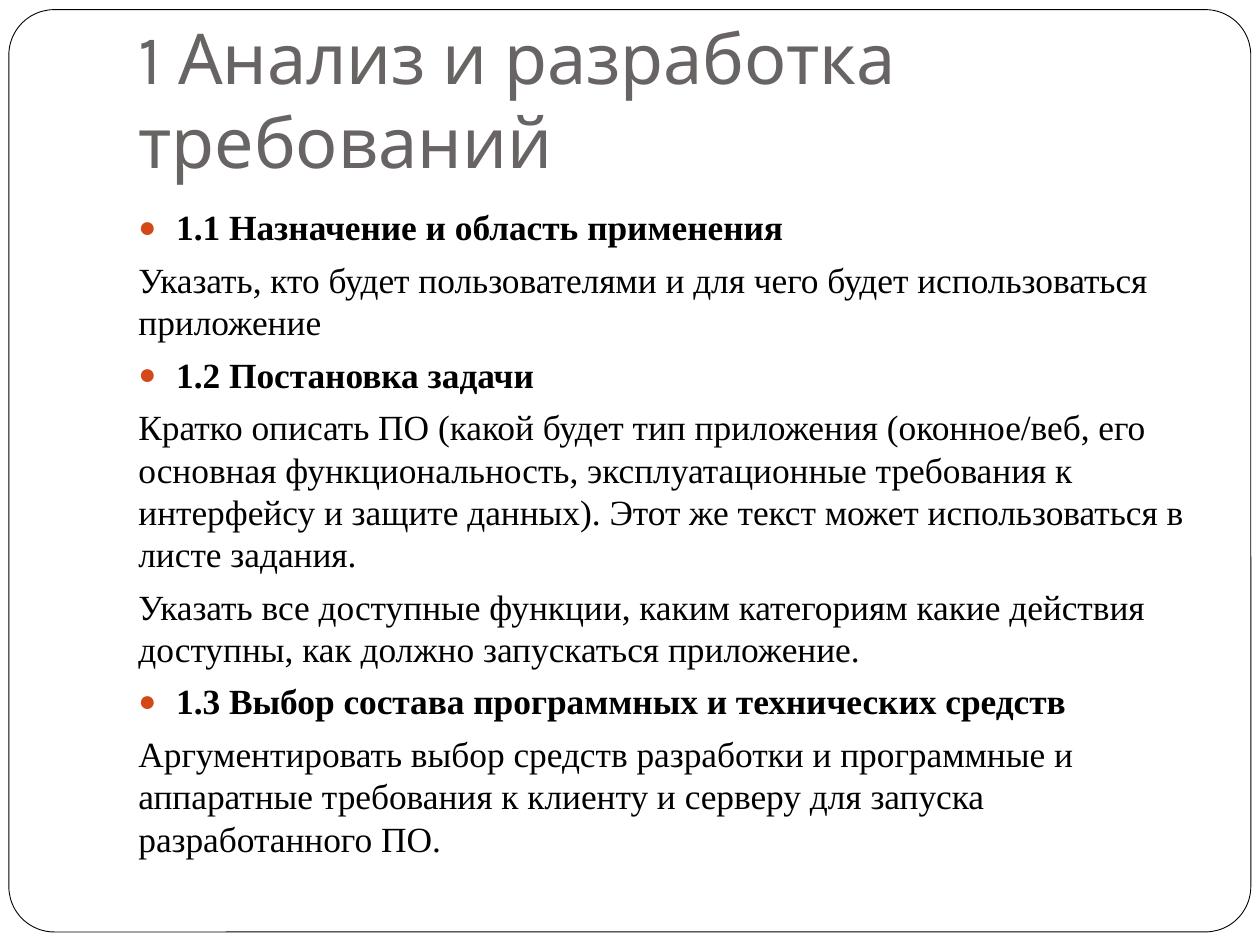
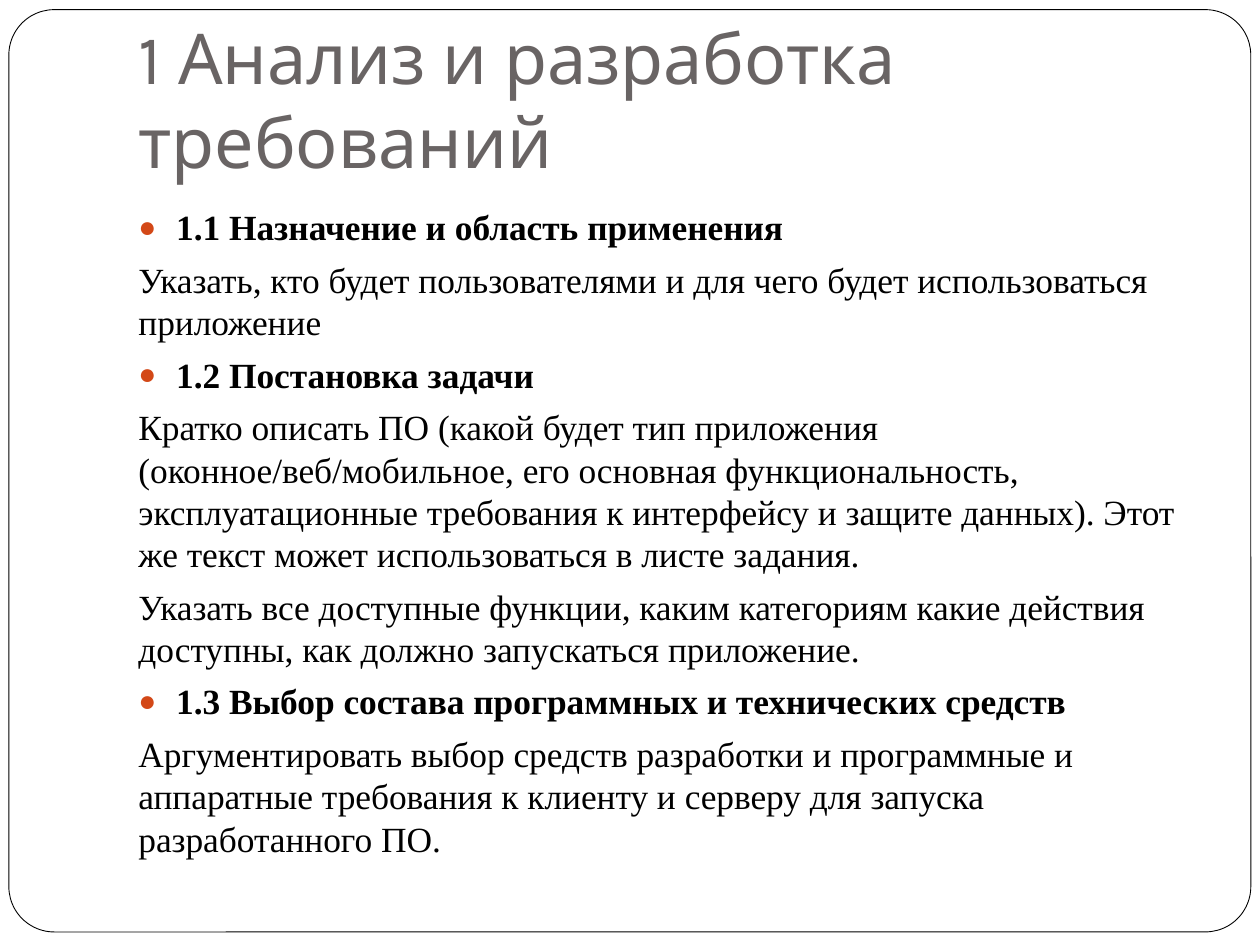
Before and after one commit to kijonne/kyrsovou, a slide deck: slide 16 of Курсовое проектирование 2026.pptx. Drawn at 1260x945 pixels with LibreOffice and Linux fonts; fonts in the diff are those of the drawing. Boxes give left, top, right and bottom in pixels: in the first picture for what was removed or moved away, otherwise in the second. Text is boxed around its words. In the diff, an @@ line names an element or a change of style, - is before the commit and + after.

```diff
--- a/Курсовое проектирование 2026.pptx
+++ b/Курсовое проектирование 2026.pptx
@@ text at (138, 414, 1174, 574): text changed @@
-Кратко описать ПО (какой будет тип приложения (оконное/веб, его основная функциональность, эксплуатационные требования к интерфейсу и защите данных). Этот же текст может использоваться в листе задания.
+Кратко описать ПО (какой будет тип приложения (оконное/веб/мобильное, его основная функциональность, эксплуатационные требования к интерфейсу и защите данных). Этот же текст может использоваться в листе задания.
```
Also in this commit, not shown: 4 other slides changed, 1 slide removed, 2 other files.
